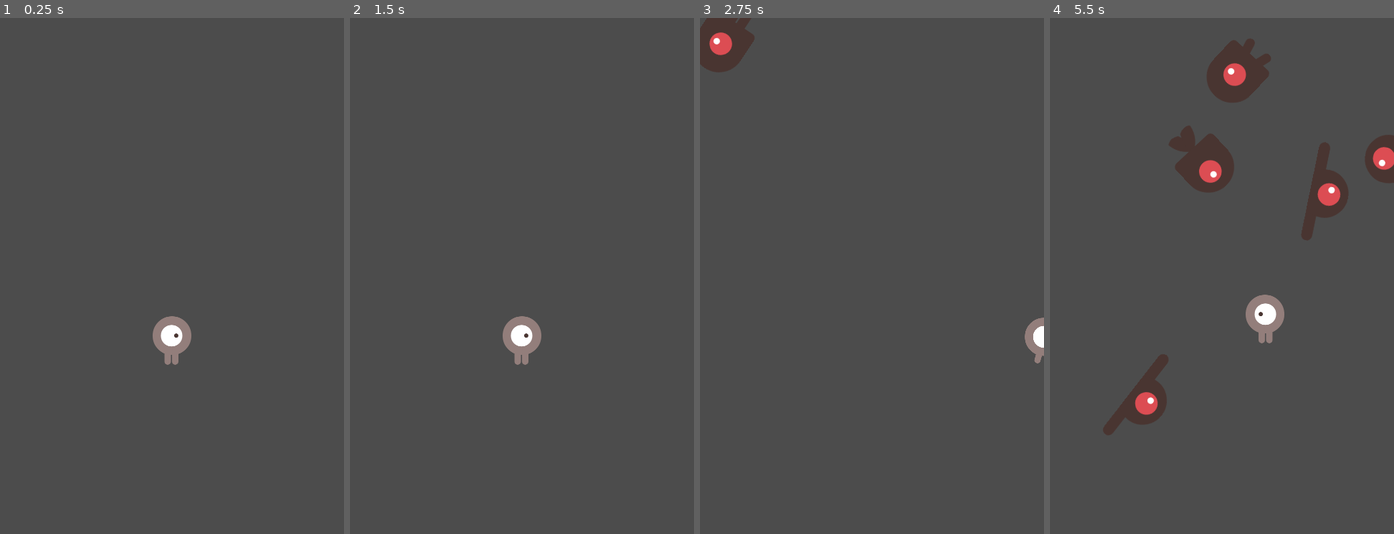
Above: before the commit, frames 1-4 (left to right).
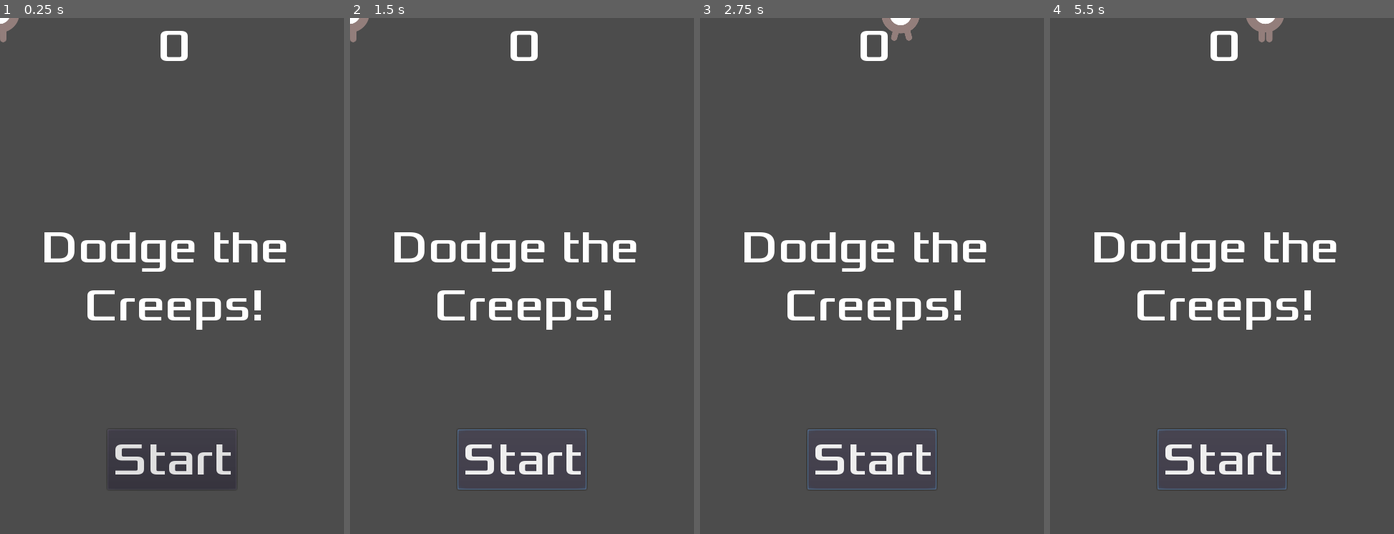
Above: after the commit, the same moments.

Repository: Swonk12/Dodge-the-Creeps-
Game: Godot game, scene res://Main.tscn
Same seed, same stepped clock (60 frames per second), same inputs: the game is played once before the commit and once after it.
Inputs (mouse positions are in pixels of both pictures, inside the frame that each line leads up to):
- Up to frame 1 (0.25 s): no input
- Up to frame 2 (1.5 s): click (522, 461) at 0.5 s, where only the run after the commit has a clickable "Start"; click (522, 461) at 1.25 s, where only the run after the commit has a clickable "Start"
- Up to frame 3 (2.75 s): tap Enter at 2 s; hold D (move_right) from 2.03 s (still down)
- Up to frame 4 (5.5 s): release D (move_right) at 2.78 s; hold S (move_down) 2.78-3.53 s; hold D (move_right) 3.53-4.28 s; hold W (move_up) 4.28-5.03 s; hold A (move_left) from 5.03 s (still down)

The runs differ from the first frame. In frame 1, 4.9% of the frame differs, in the area x 0-84%, y 0-92%; in frame 2, 5.0%; in frame 3, 6.2%; in frame 4, 11%, in the area x 12-100%, y 0-92%.

Commit message:
Joc jugable V1

Diff:
--- /dev/null
+++ b/HUD.gd
@@ -0,0 +1,34 @@
+extends CanvasLayer
+
+signal start_game
+
+
+# Called when the node enters the scene tree for the first time.
+func _ready():
+	pass # Replace with function body.
+
+
+func show_message(text):
+	$Message.text = text
+	$Message.show()
+	$MessageTimer.start()
+
+func show_game_over():
+	show_message("Game Over")
+	# Espereu fins que el MessageTimer hagi acabat de comptar.
+	yield($MessageTimer, "timeout")
+	$Message.text = "Dodge the\nCreeps!"
+	$Message.show()
+	# Feu un temporitzador one-shot i espereu que acabi.
+	yield(get_tree().create_timer(1), "timeout")
+	$StartButton.show()
+
+func update_score(score):
+	$ScoreLabel.text = str(score)
+
+func _on_StartButton_pressed():
+	$StartButton.hide()
+	emit_signal("start_game")
+
+func _on_MessageTimer_timeout():
+	$Message.hide()
--- /dev/null
+++ b/HUD.tscn
@@ -0,0 +1,49 @@
+[gd_scene load_steps=4 format=2]
+
+[ext_resource path="res://HUD.gd" type="Script" id=1]
+[ext_resource path="res://fonts/Xolonium-Regular.ttf" type="DynamicFontData" id=2]
+
+[sub_resource type="DynamicFont" id=1]
+size = 64
+font_data = ExtResource( 2 )
+
+[node name="HUD" type="CanvasLayer"]
+script = ExtResource( 1 )
+
+[node name="ScoreLabel" type="Label" parent="."]
+anchor_left = 0.5
+anchor_right = 0.5
+margin_left = -20.0
+margin_right = 68.0
+margin_bottom = 128.0
+custom_fonts/font = SubResource( 1 )
+text = "0"
+
+[node name="Message" type="Label" parent="."]
+anchor_left = 0.5
+anchor_top = 0.5
+anchor_right = 0.5
+anchor_bottom = 0.5
+margin_left = -183.0
+margin_top = -79.5
+margin_right = 183.0
+margin_bottom = 79.5
+custom_fonts/font = SubResource( 1 )
+text = "Dodge the
+   Creeps!"
+
+[node name="StartButton" type="Button" parent="."]
+anchor_left = 0.5
+anchor_top = 1.0
+anchor_right = 0.5
+anchor_bottom = 1.0
+margin_left = -90.0
+margin_top = -146.0
+margin_right = 90.0
+margin_bottom = -62.0
+custom_fonts/font = SubResource( 1 )
+text = "Start"
+
+[node name="MessageTimer" type="Timer" parent="."]
+wait_time = 2.0
+one_shot = true
--- a/Main.gd
+++ b/Main.gd
@@ -6,7 +6,6 @@
 # Called when the node enters the scene tree for the first time.
 func _ready():
 	randomize()
-	new_game()
 
 # Called every frame. 'delta' is the elapsed time since the previous frame.
 #func _process(delta):
@@ -15,11 +14,14 @@
 func game_over():
 	$ScoreTimer.stop()
 	$MobTimer.stop()
+	$HUD.show_game_over()
 
 func new_game():
 	score = 0
 	$Player.start($StartPosition.position)
 	$StartTimer.start()
+	$HUD.update_score(score)
+	$HUD.show_message("Get Ready")
 
 
 func _on_StartTimer_timeout():
@@ -29,6 +31,7 @@
 
 func _on_ScoreTimer_timeout():
 	score += 1
+	$HUD.update_score(score)
 
 
 func _on_MobTimer_timeout():
--- a/Main.tscn
+++ b/Main.tscn
@@ -1,8 +1,9 @@
-[gd_scene load_steps=5 format=2]
+[gd_scene load_steps=6 format=2]
 
 [ext_resource path="res://Player.tscn" type="PackedScene" id=1]
 [ext_resource path="res://Main.gd" type="Script" id=2]
 [ext_resource path="res://Mob.tscn" type="PackedScene" id=3]
+[ext_resource path="res://HUD.tscn" type="PackedScene" id=4]
 
 [sub_resource type="Curve2D" id=1]
 _data = {
@@ -33,7 +34,10 @@
 [node name="MobSpawnLocation" type="PathFollow2D" parent="MobPath"]
 rotation = -0.00416664
 
+[node name="HUD" parent="." instance=ExtResource( 4 )]
+
 [connection signal="hit" from="Player" to="." method="game_over"]
 [connection signal="timeout" from="MobTimer" to="." method="_on_MobTimer_timeout"]
 [connection signal="timeout" from="ScoreTimer" to="." method="_on_ScoreTimer_timeout"]
 [connection signal="timeout" from="StartTimer" to="." method="_on_StartTimer_timeout"]
+[connection signal="start_game" from="HUD" to="." method="new_game"]
